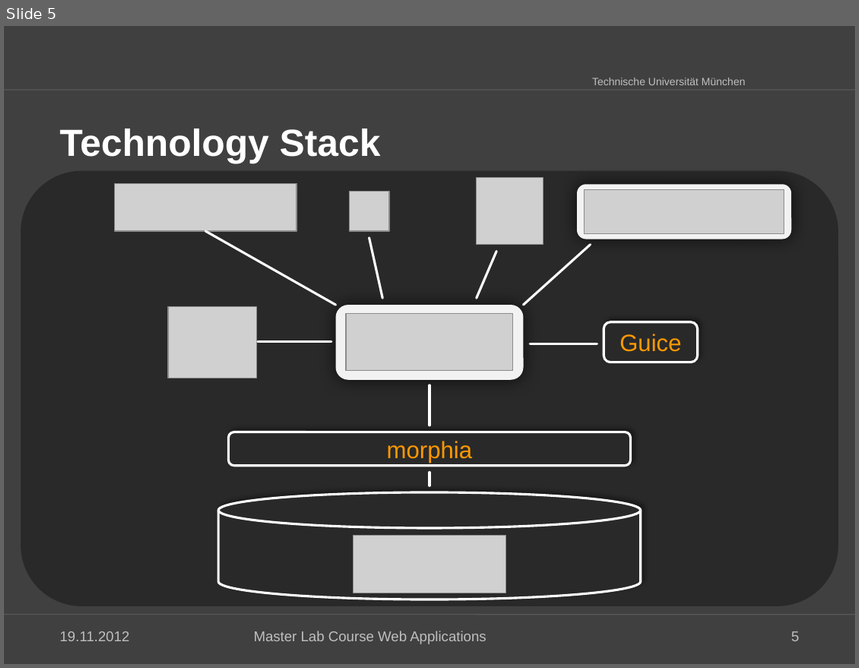
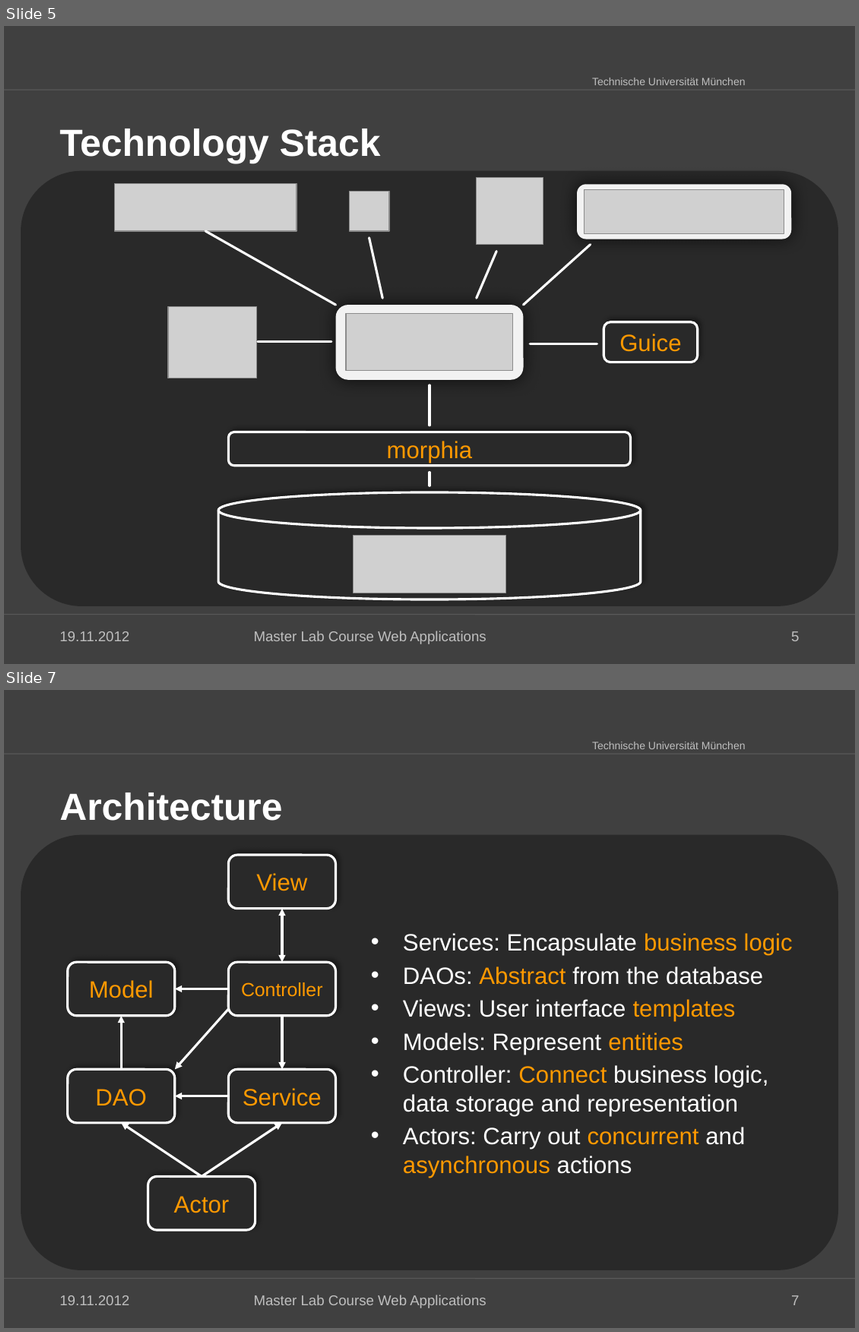
Before and after one commit to kneczaj/pi-puppids, a slide deck: docs/group4_Final_Presentation.pptx. Shown one above the other, each under a label of ours: slide 5 before the commit, slides 5 and 7 after it; the slides between them are not shown. The pictures are 859x668 and 859x1332 pixels, drawn with LibreOffice and Linux fonts; fonts in the diff are those of the drawing; grey boxes stand for pictures; background and template pictures are left out. Boxes give left, top, right and bottom in pixels: in the first picture for what was removed or moved away, otherwise in the second. Text is boxed around its words. In the diff, an @@ line names an element or a change of style, - is before the commit and + after.

```diff
--- a/docs/group4_Final_Presentation.pptx
+++ b/docs/group4_Final_Presentation.pptx
@@ slide 7 added at [4,690,855,1328], background #404040; not listed: 3 template elements that a slide beside it also shows @@
@@ title added at [59,793,282,821], 32 pt, text #FFFFFF, bold @@
+Architecture
@@ rounded rectangle added at [21,834,839,1271], fill #292929 @@
@@ rounded rectangle added at [229,855,336,909], fill #292929, outline #FFFFFF 2 pt, 20 pt, text #FF9900 @@
+View
@@ double arrow added from (282, 962) to (282, 909), #FFFFFF 2 pt @@
@@ text added at [403,933,793,1178], 20 pt, text #FFFFFF @@
+• Services: Encapsulate business logic
+• DAOs: Abstract from the database
+• Views: User interface templates
+• Models: Represent entities
+• Controller: Connect business logic, data storage and representation
+• Actors: Carry out concurrent and asynchronous actions
@@ rounded rectangle added at [68,962,175,1016], fill #292929, outline #FFFFFF 2 pt, 20 pt, text #FF9900 @@
+Model
@@ rounded rectangle added at [229,962,336,1016], fill #292929, outline #FFFFFF 2 pt, 16 pt, text #FF9900 @@
+Controller
@@ arrow added from (229, 989) to (175, 989), #FFFFFF 2 pt @@
@@ arrow added from (122, 1070) to (122, 1016), #FFFFFF 2 pt @@
@@ arrow added from (229, 1009) to (175, 1070), #FFFFFF 2 pt @@
@@ arrow added from (282, 1016) to (282, 1070), #FFFFFF 2 pt @@
@@ rounded rectangle added at [68,1070,175,1123], fill #292929, outline #FFFFFF 2 pt, 20 pt, text #FF9900 @@
+DAO
@@ rounded rectangle added at [229,1070,336,1123], fill #292929, outline #FFFFFF 2 pt, 20 pt, text #FF9900 @@
+Service
@@ arrow added from (229, 1096) to (175, 1096), #FFFFFF 2 pt @@
@@ arrow added from (202, 1177) to (122, 1123), #FFFFFF 2 pt @@
@@ arrow added from (202, 1177) to (282, 1123), #FFFFFF 2 pt @@
@@ rounded rectangle added at [148,1177,255,1230], fill #292929, outline #FFFFFF 2 pt, 20 pt, text #FF9900 @@
+Actor
@@ text added at [59,1296,129,1306], 12 pt, text #BFBFBF @@
+19.11.2012
@@ text added at [254,1295,486,1309], 12 pt, text #BFBFBF @@
+Master Lab Course Web Applications
@@ page number added at [791,1296,799,1306], 12 pt, text #BFBFBF @@
+7
```
Also in this commit, not shown: 3 slides changed, 3 other slides added.
